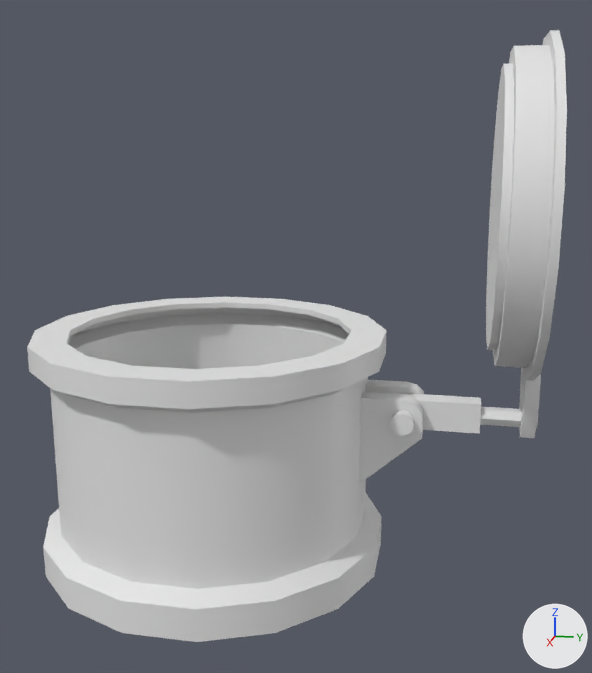
Before and after pictures for a commit that changed the FBX model Assets/Art/Props/Machines/TANK/TANK.fbx.
Before and after are seen from a 50 mm lens placed at (5.25, 1.64, 2.9), pointed at (0.02, 0.6, 1.59). The lights are fixed; the arrows at lower right show +X, +Y and +Z. The first picture is the older version. Where no turn or scale is listed for an object, it has been applied to the vertices.

Names of what the first picture shows: 'TANKBONE', 'TANKCLOSER', 'TANKHOLDER2', 'TANKMAIN' and 1 more.
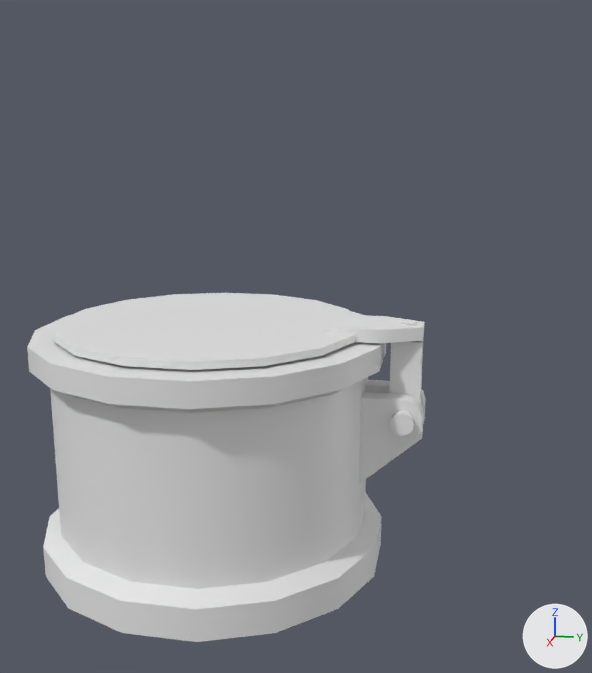
Diff of the bpy script that builds the scene:
```diff
--- a/Assets/Art/Props/Machines/TANK/TANK.fbx.py
+++ b/Assets/Art/Props/Machines/TANK/TANK.fbx.py
@@ ob_tankcloser @@
 ob_tankcloser = bpy.data.objects.new('TANKCLOSER', me_cylinder_003)
-ob_tankcloser.location = (0.0, 0.0, 0.0)
+ob_tankcloser.location = (0.0, 2.444, -0.463)
+ob_tankcloser.rotation_euler = (1.571, 0.0, 0.0)  # degrees (90, 0, 0)
 ob_tankcloser.scale = (0.01, 0.01, 0.01)
@@ ob_tankholder2 @@
 ob_tankholder2 = bpy.data.objects.new('TANKHOLDER2', me_cube_054)
-ob_tankholder2.location = (0.0, 0.0, 0.0)
+ob_tankholder2.location = (0.0, 2.444, -0.223)
+ob_tankholder2.rotation_euler = (1.571, 0.0, 0.0)  # degrees (90, 0, 0)
 ob_tankholder2.scale = (0.01, 0.01, 0.01)
@@ ob_tankbone @@
 ob_tankbone = bpy.data.objects.new('TANKBONE', me_cylinder_002)
-ob_tankbone.location = (0.0, 0.0, 0.0)
+ob_tankbone.location = (0.0, 2.444, -0.463)
+ob_tankbone.rotation_euler = (1.571, 0.0, 0.0)  # degrees (90, 0, 0)
 ob_tankbone.scale = (0.01, 0.01, 0.01)
```

Location of each change, [x1, y1, x2, y2] in pixels of the pictures (592 x 673 px):
'TANKCLOSER', moved, turned
    before: [486, 30, 567, 438]
    after: [53, 293, 425, 370]
'TANKHOLDER2', moved, turned
    before: [391, 392, 481, 434]
    after: [390, 341, 423, 403]
'TANKBONE', moved, turned
    before: [480, 407, 538, 428]
    after: [399, 319, 416, 326]
